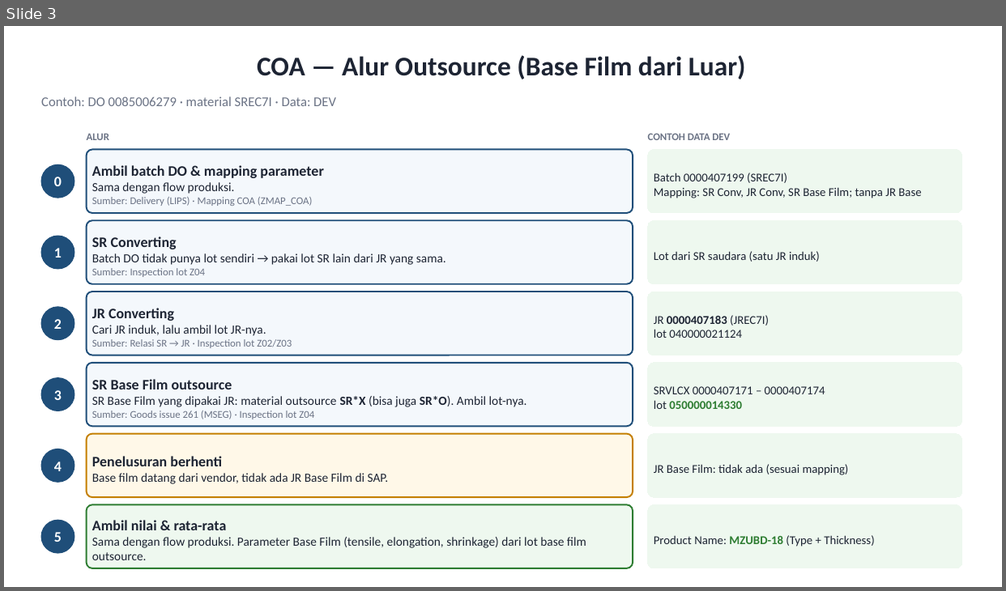
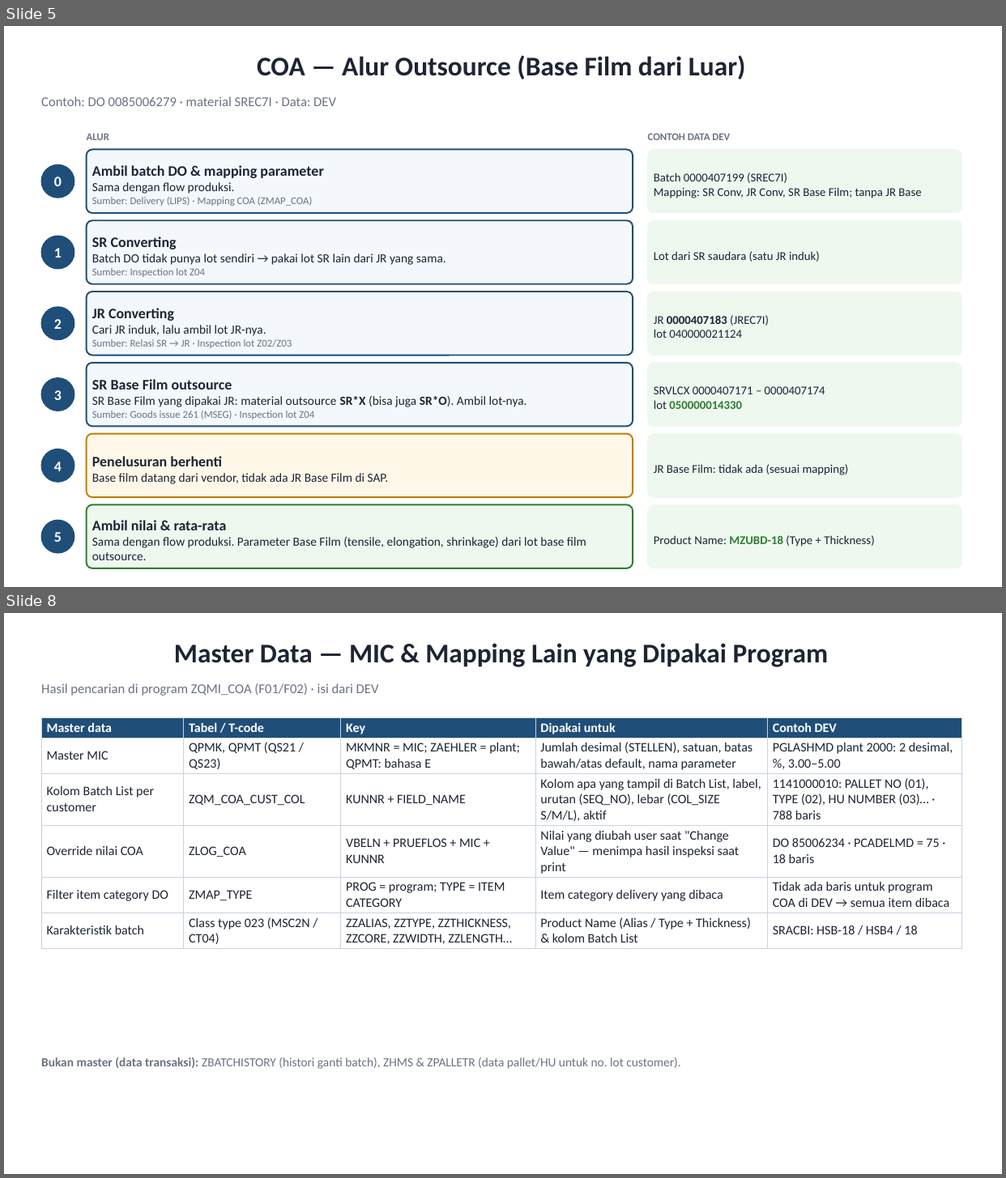
Before and after one commit to bud1purwanto/SAP-Project, a slide deck: ABAP/subproject/COA/docs/flow_internal/COA_Alur_Internal.pptx. Shown one above the other, each under a label of ours: slide 3 before the commit, slides 5 and 8 after it; the slides between them are not shown. The pictures are 1006x591 and 1006x1178 pixels, drawn with LibreOffice and Linux fonts; fonts in the diff are those of the drawing. Boxes give left, top, right and bottom in pixels: in the first picture for what was removed or moved away, otherwise in the second. Text is boxed around its words. In the diff, an @@ line names an element or a change of style, - is before the commit and + after.

```diff
--- a/ABAP/subproject/COA/docs/flow_internal/COA_Alur_Internal.pptx
+++ b/ABAP/subproject/COA/docs/flow_internal/COA_Alur_Internal.pptx
@@ slide 8 added at [4, 613, 1002, 1174], background #FFFFFF @@
@@ title added at [174, 643, 829, 667], 26 pt, text #1D2433, bold @@
+Master Data — MIC & Mapping Lain yang Dipakai Program
@@ text added at [41, 683, 379, 696], 13 pt, text #6B7385 @@
+Hasil pencarian di program ZQMI_COA (F01/F02) · isi dari DEV
@@ table added at [41, 717, 962, 948], 6 rows, 5 columns @@
+Master data | Tabel / T-code | Key | Dipakai untuk | Contoh DEV
+Master MIC | QPMK, QPMT (QS21 / QS23) | MKMNR = MIC; ZAEHLER = plant; QPMT: bahasa E | Jumlah desimal (STELLEN), satuan, batas bawah/atas default, nama parameter | PGLASHMD plant 2000: 2 desimal, %, 3.00–5.00
+Kolom Batch List per customer | ZQM_COA_CUST_COL | KUNNR + FIELD_NAME | Kolom apa yang tampil di Batch List, label, urutan (SEQ_NO), lebar (COL_SIZE S/M/L), aktif | 1141000010: PALLET NO (01), TYPE (02), HU NUMBER (03)… · 788 baris
+Override nilai COA | ZLOG_COA | VBELN + PRUEFLOS + MIC + KUNNR | Nilai yang diubah user saat "Change Value" — menimpa hasil inspeksi saat print | DO 85006234 · PCADELMD = 75 · 18 baris
+Filter item category DO | ZMAP_TYPE | PROG = program; TYPE = ITEM CATEGORY | Item category delivery yang dibaca | Tidak ada baris untuk program COA di DEV → semua item dibaca
+Karakteristik batch | Class type 023 (MSC2N / CT04) | ZZALIAS, ZZTYPE, ZZTHICKNESS, ZZCORE, ZZWIDTH, ZZLENGTH… | Product Name (Alias / Type + Thickness) & kolom Batch List | SRACBI: HSB-18 / HSB4 / 18
@@ text added at [41, 1058, 680, 1069], 12 pt, text #6B7385 @@
+Bukan master (data transaksi): ZBATCHISTORY (histori ganti batch), ZHMS & ZPALLETR (data pallet/HU untuk no. lot customer).
@@ what was slide 3 is now slide 5 @@
```
Also in this commit, not shown: 4 other slides added, 23 other files.
